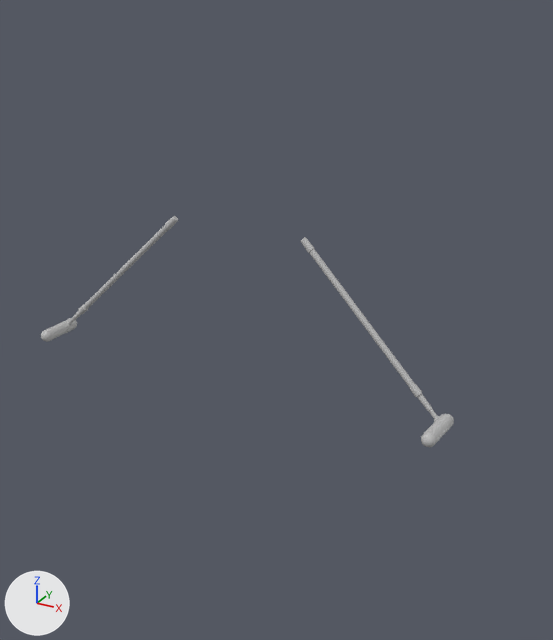
What one commit did to the FBX model Art/Export/SK/Customiser/Arms/SK_BoomMic.fbx.
The view is the same before and after, from a 50 mm camera at (0.996, -1.584, 2.066) aimed at (0.1, 0.046, 1.251). Every picture has the same lights, and +X, +Y and +Z are marked at lower left. Where no turn or scale is listed for an object, it has been applied to the vertices.

In view in the first picture: 'SK_BoomMic'.
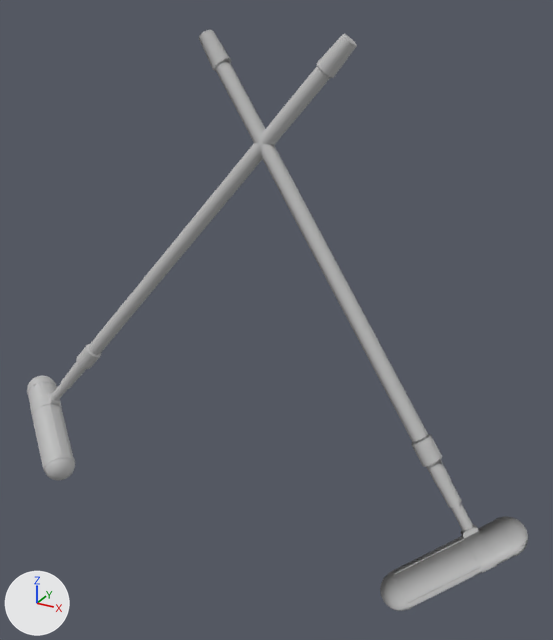
Boxes (x1, y1, x2, y2) around the edits, measured in the pictures (553 x 640 px; the box of a moved part takes in the faces that stretch with it):
'SK_BoomMic', reshaped, moved (21% wider, 151% taller)
    before: (41, 216, 454, 447)
    after: (27, 30, 528, 611)
part 1 of me_mesh, moved or reshaped
    before: (41, 318, 77, 342)
    after: (27, 375, 75, 480)
part 2 of me_mesh, moved or reshaped
    before: (68, 216, 178, 325)
    after: (51, 34, 357, 401)
part 3 of me_mesh, moved or reshaped
    before: (421, 414, 454, 447)
    after: (380, 517, 528, 611)
part 4 of me_mesh, moved or reshaped
    before: (301, 237, 438, 419)
    after: (199, 30, 473, 531)

What the commit changed:
me_mesh has 1690 vertices, 1720 faces and spans x -0.212..1.003, y -0.078..0.078, z -0.204..0.204.
me_mesh is used by ob_sk_boommic; location (-0.395, -0.053, 1.298).
me_mesh part 1: the loose piece of 634 vertices spanning x -0.212..-0.169, y -0.078..0.066, z -0.204..-0.161 is multiplied about its middle by the matrix ((1.956, -1.747, 0.597), (1.762, 1.507, -1.364), (0.551, 1.383, 2.24)), then moved by (-0.471, -0.087, -0.356).
me_mesh part 2: the loose piece of 211 vertices spanning x -0.181..0.212, y 0.017..0.078, z -0.174..0.204 is multiplied about its middle by the matrix ((1.956, -1.747, 0.597), (1.762, 1.507, -1.364), (0.551, 1.383, 2.24)), then moved by (-0.251, 0.032, 0.076).
me_mesh part 3: the loose piece of 634 vertices spanning x 0.96..1.003, y -0.078..0.066, z -0.204..-0.161 is multiplied about its middle by the matrix ((1.956, 1.747, -0.597), (-1.762, 1.507, -1.364), (-0.551, 1.383, 2.24)), then moved by (-0.32, -0.087, -0.356).
me_mesh part 4: the loose piece of 211 vertices spanning x 0.579..0.972, y 0.017..0.078, z -0.174..0.204 is multiplied about its middle by the matrix ((1.956, 1.747, -0.597), (-1.762, 1.507, -1.364), (-0.551, 1.383, 2.24)), then moved by (-0.54, 0.032, 0.076).
Object 'SK_BoomMic' (ob_sk_boommic) moves from (-0.395, -0.053, 1.298) to (0.0, 0.018, 1.305).
